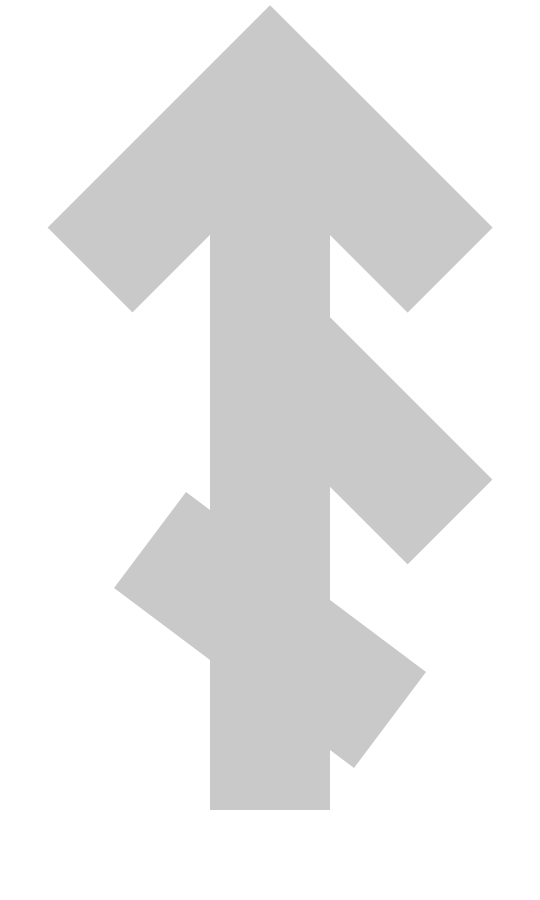
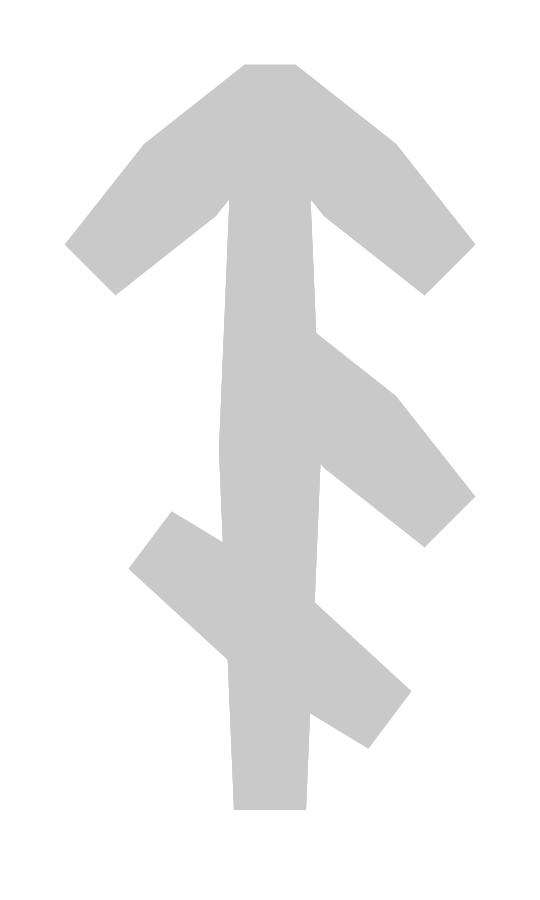
Layered file, before and after one edit (540x900). Changes by layer:
painted on "N - Naudiz" over (114, 90, 426, 810)
painted on "A - Ansuz" over (210, 47, 493, 810)
painted on "T - Tiwaz" over (47, 5, 493, 810)
